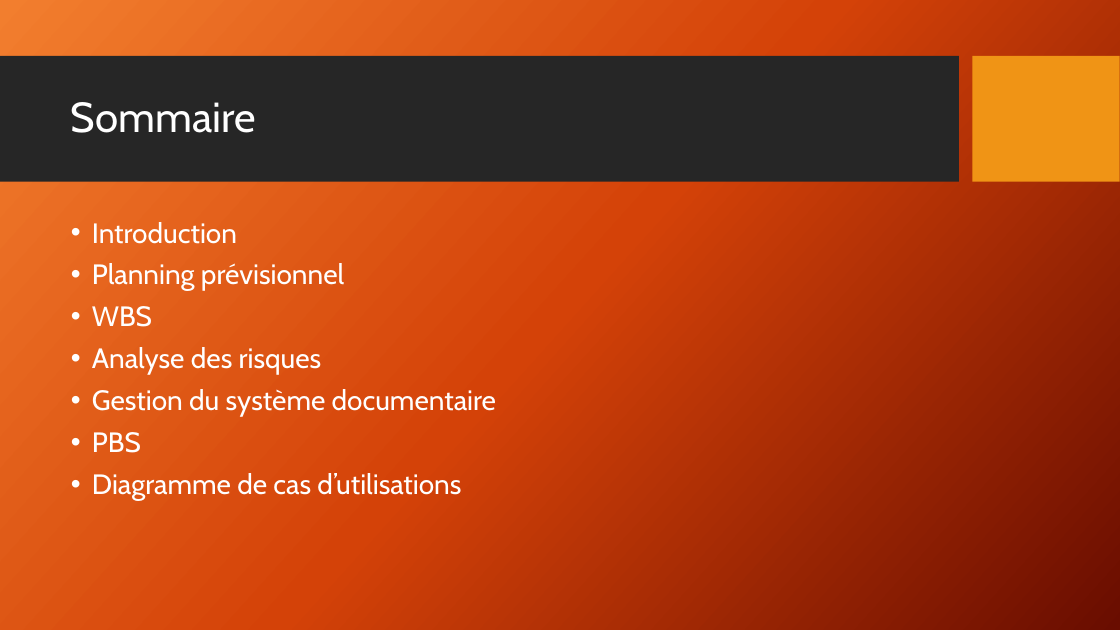
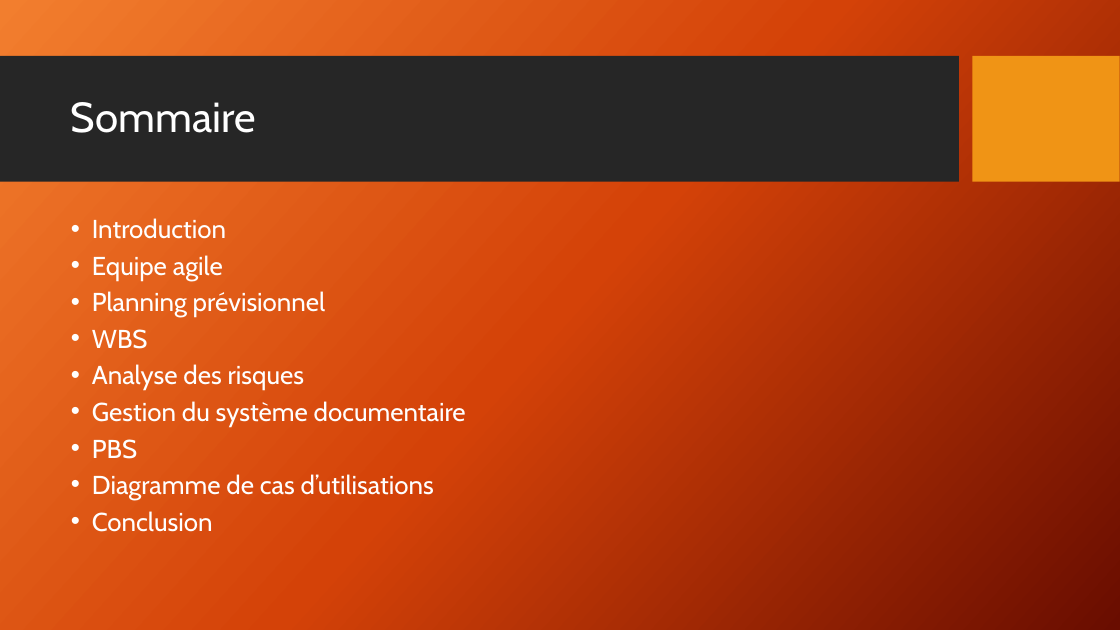
Before and after one commit to Chycrat/snir-co, a slide deck: slide 2 of LIVRABLE-1/Projet Madera.pptx. Drawn at 1120x630 pixels with LibreOffice and Linux fonts; fonts in the diff are those of the drawing; background and template pictures are left out. Boxes give left, top, right and bottom in pixels: in the first picture for what was removed or moved away, otherwise in the second. Text is boxed around its words. In the diff, an @@ line names an element or a change of style, - is before the commit and + after.

```diff
--- a/LIVRABLE-1/Projet Madera.pptx
+++ b/LIVRABLE-1/Projet Madera.pptx
@@ text at [92, 218, 466, 500]: size 24 to 22.2 pt in "Introduction", "Planning prévisionnel", "WBS", "Analyse des risques" and 3 more places; line spacing 0.9 to 0.8 @@
@@ text at [92, 255, 223, 280]: paragraph added @@
+• Equipe agile
@@ text at [92, 511, 213, 532]: paragraph added @@
+• Conclusion
```
Also in this commit, not shown: 3 other slides changed, 2 slides added.
